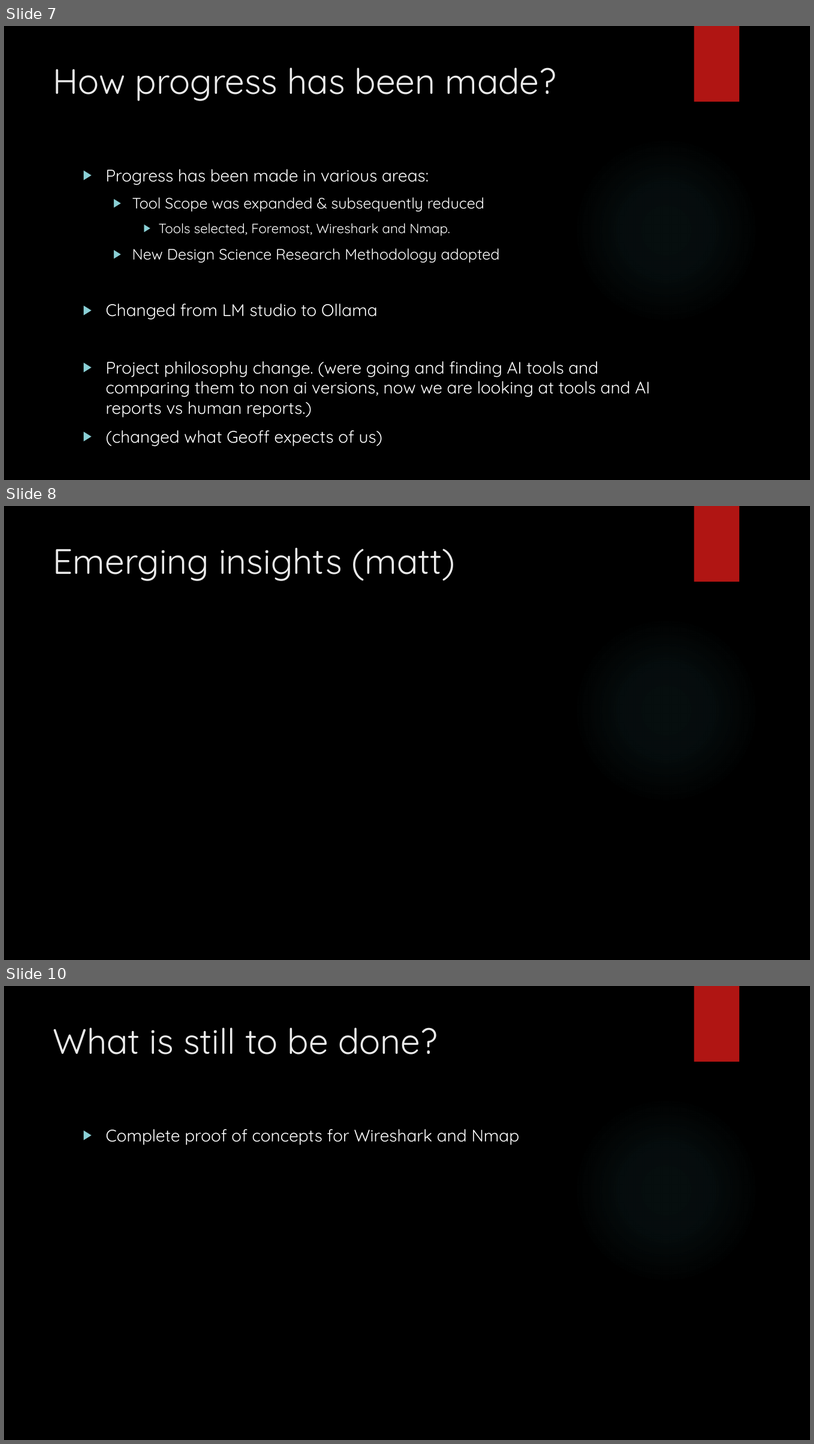
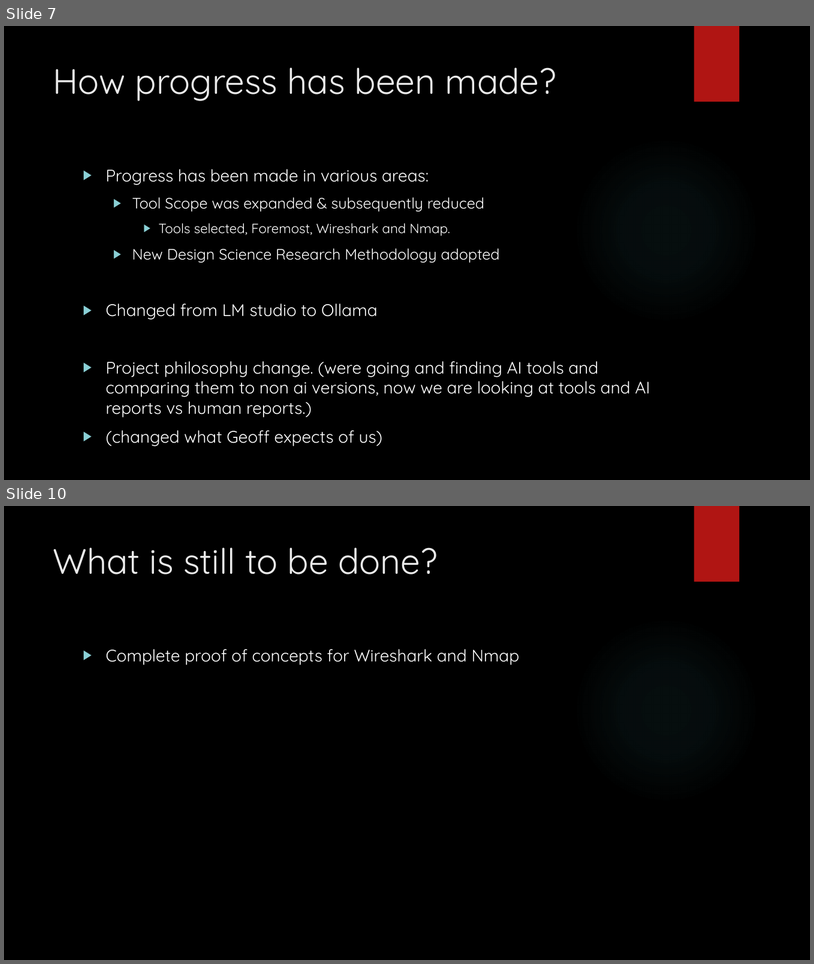
Before and after one commit to DavidSushames/BHB-Capstone, a slide deck: Mid project Update.pptx. Shown one above the other, each under a label of ours: slides 7, 8 and 10 before the commit, slides 7 and 10 after it; the slides between them are not shown. The pictures are 814x1444 and 814x964 pixels, drawn with LibreOffice and Linux fonts; fonts in the diff are those of the drawing; background and template pictures are left out. Boxes give left, top, right and bottom in pixels: in the first picture for what was removed or moved away, otherwise in the second. Text is boxed around its words. In the diff, an @@ line names an element or a change of style, - is before the commit and + after.

Commit message:
added effort to my emerging insights and foremost script sections of tthe mid project presentation, updated weekly log

```diff
--- a/Mid project Update.pptx
+++ b/Mid project Update.pptx
@@ slide 8 removed at (4, 506, 810, 960), background picture (left out); not listed: 2 template elements that a slide beside it also shows @@
@@ title removed at (53, 547, 456, 581) @@
-Emerging insights (matt)
```
Also in this commit, not shown: 2 slides added, 1 other slide removed, 8 other files.
